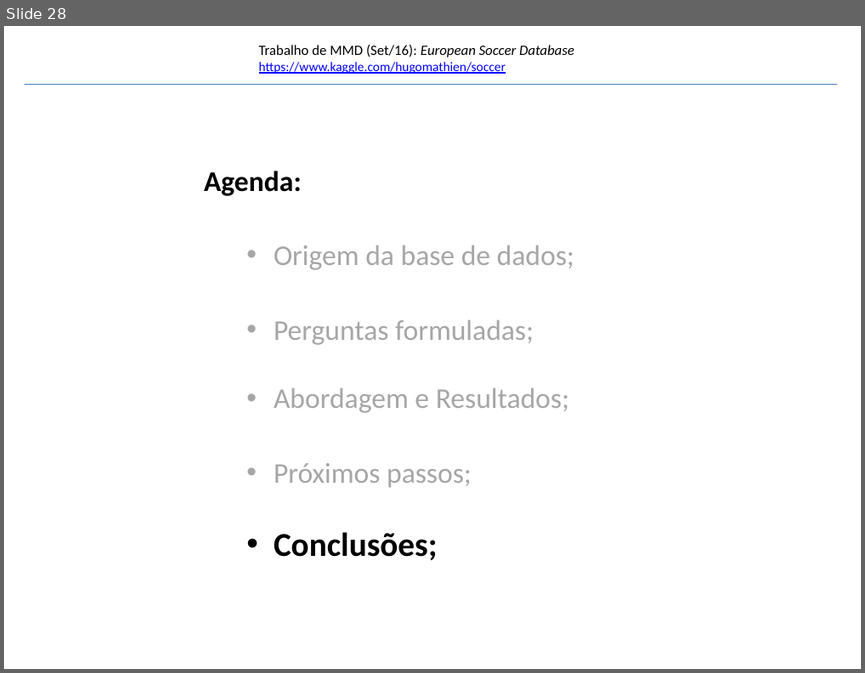
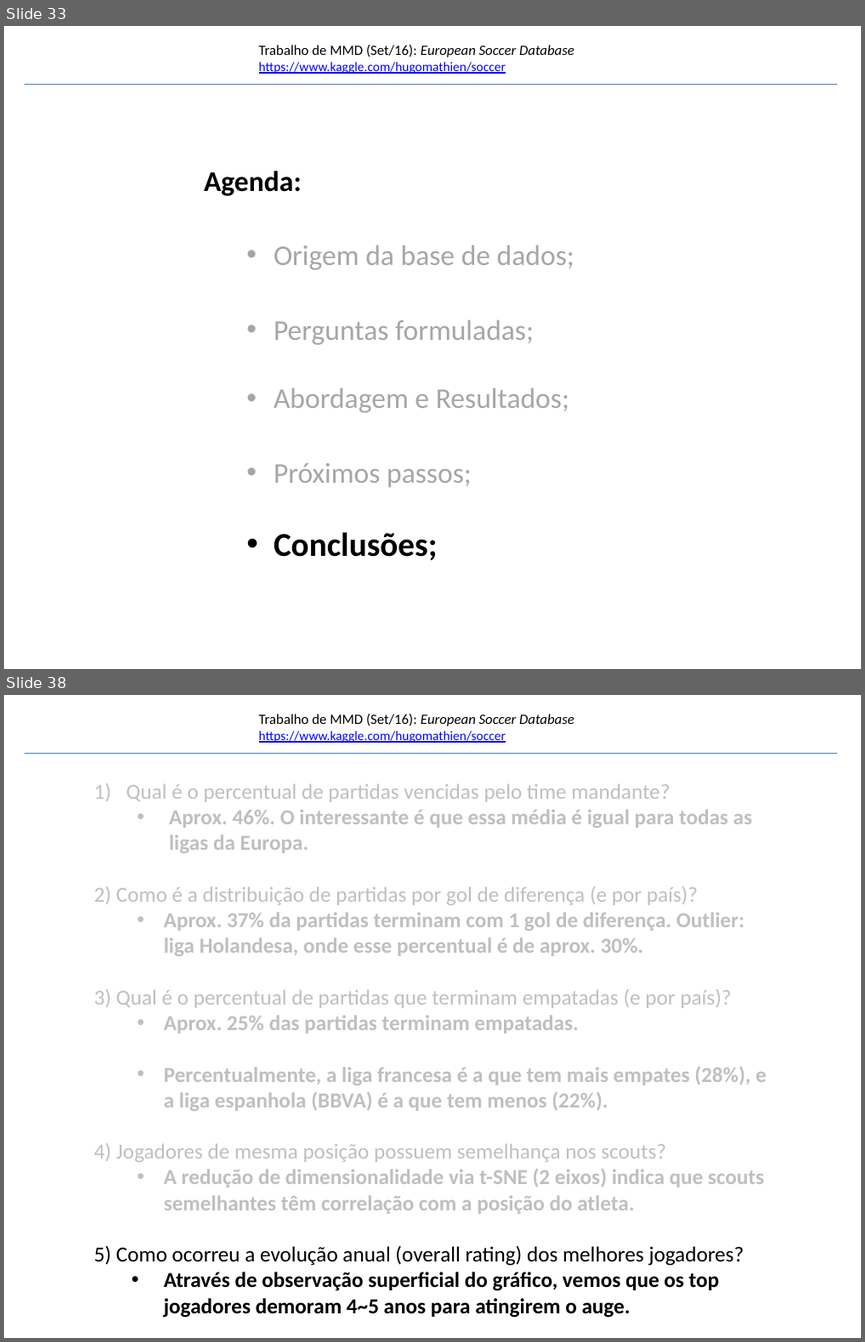
Before and after one commit to errearanhas/disciplina_MMD, a slide deck: trabalho_MMD.pptx. Shown one above the other, each under a label of ours: slide 28 before the commit, slides 33 and 38 after it; the slides between them are not shown. The pictures are 865x673 and 865x1342 pixels, drawn with LibreOffice and Linux fonts; fonts in the diff are those of the drawing; background and template pictures are left out. Boxes give left, top, right and bottom in pixels: in the first picture for what was removed or moved away, otherwise in the second. Text is boxed around its words. In the diff, an @@ line names an element or a change of style, - is before the commit and + after.

```diff
--- a/trabalho_MMD.pptx
+++ b/trabalho_MMD.pptx
@@ slide 38 added at (x1=4, y1=695, x2=861, y2=1338), background #FFFFFF; not listed: 2 template elements that a slide beside it also shows @@
@@ text added at (x1=94, y1=784, x2=766, y2=1317), 18 pt, text #BFBFBF, bold @@
+1) Qual é o percentual de partidas vencidas pelo time mandante?
+  • Aprox. 46%. O interessante é que essa média é igual para todas as ligas da Europa.
+2) Como é a distribuição de partidas por gol de diferença (e por país)?
+    • Aprox. 37% da partidas terminam com 1 gol de diferença. Outlier: liga Holandesa, onde esse percentual é de aprox. 30%.
+3) Qual é o percentual de partidas que terminam empatadas (e por país)?
+  • Aprox. 25% das partidas terminam empatadas.
+  • Percentualmente, a liga francesa é a que tem mais empates (28%), e a liga espanhola (BBVA) é a que tem menos (22%).
+4) Jogadores de mesma posição possuem semelhança nos scouts?
+  • A redução de dimensionalidade via t-SNE (2 eixos) indica que scouts semelhantes têm correlação com a posição do atleta.
+5) Como ocorreu a evolução anual (overall rating) dos melhores jogadores?
+    • Através de observação superficial do gráfico, vemos que os top jogadores demoram 4~5 anos para atingirem o auge.
@@ what was slide 28 is now slide 33 @@
```
Also in this commit, not shown: 1 slide changed, 10 other slides added, 1 slide removed.
